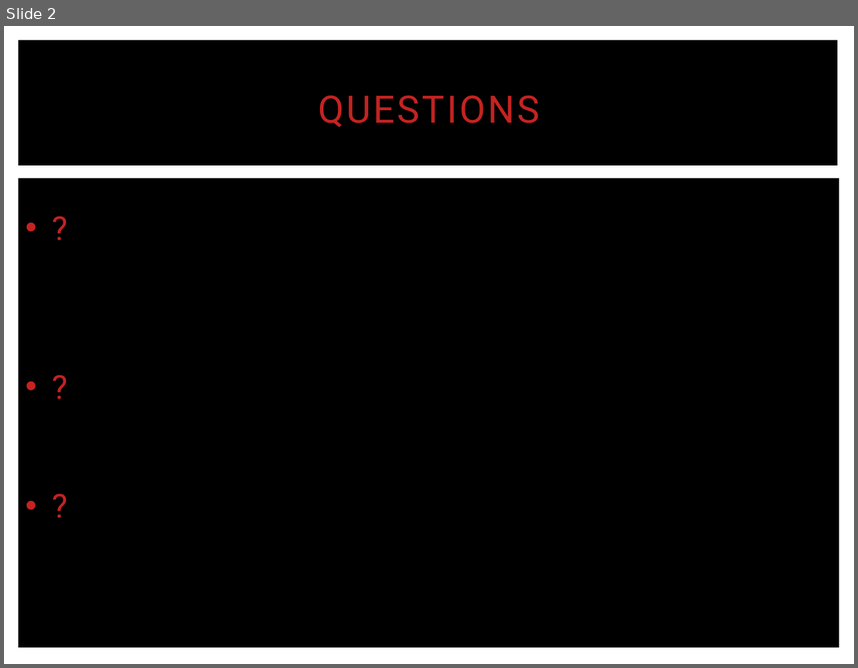
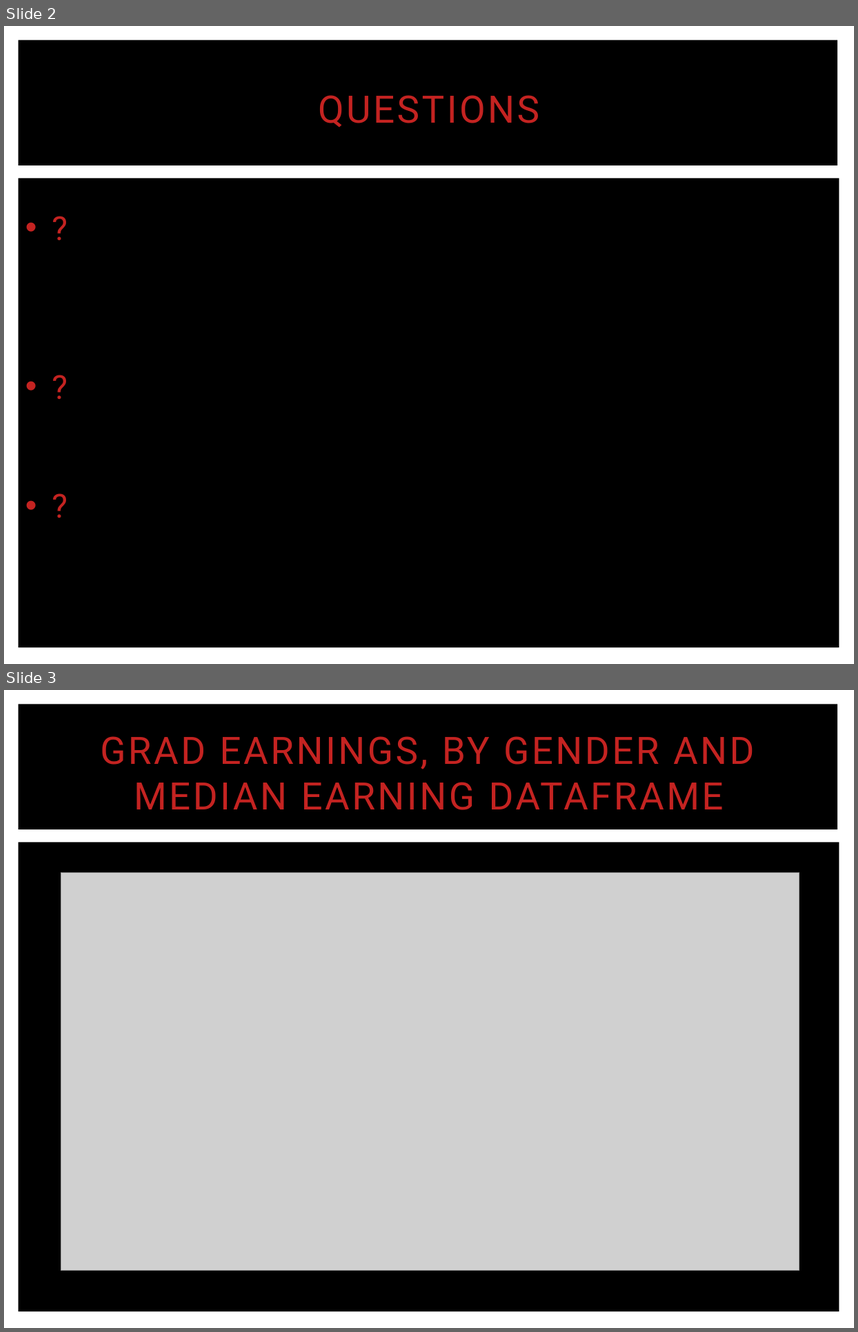
Before and after one commit to arthrd9/DV_FinalProject, a slide deck: 04 Tableau Workbooks/DV_FinalProject.pptx. Shown one above the other, each under a label of ours: slide 2 before the commit, slides 2 and 3 after it. The pictures are 858x668 and 858x1332 pixels, drawn with LibreOffice and Linux fonts; fonts in the diff are those of the drawing; grey boxes stand for pictures. Boxes give left, top, right and bottom in pixels: in the first picture for what was removed or moved away, otherwise in the second. Text is boxed around its words. In the diff, an @@ line names an element or a change of style, - is before the commit and + after.

```diff
--- a/04 Tableau Workbooks/DV_FinalProject.pptx
+++ b/04 Tableau Workbooks/DV_FinalProject.pptx
@@ slide 3 added at [4, 690, 854, 1328], background #FFFFFF; not listed: 2 template elements that a slide beside it also shows @@
@@ title added at [100, 736, 755, 810], 32 pt, text #C42321 @@
+GRAD EARNINGS, BY GENDER AND MEDIAN EARNING DATAFRAME
@@ picture added at [61, 873, 800, 1270] @@
```
Also in this commit, not shown: 6 other slides added.
